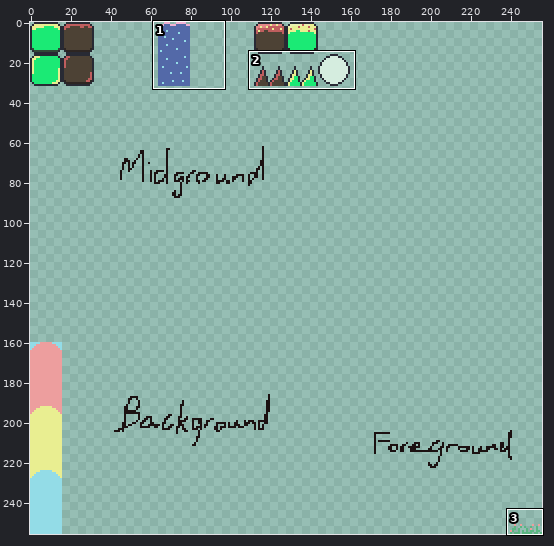
Edited in one commit: pixel-art file (assets/tiles.aseprite). Above, an overview of the earlier version with the close-up marked.
Close-up. Earlier state:
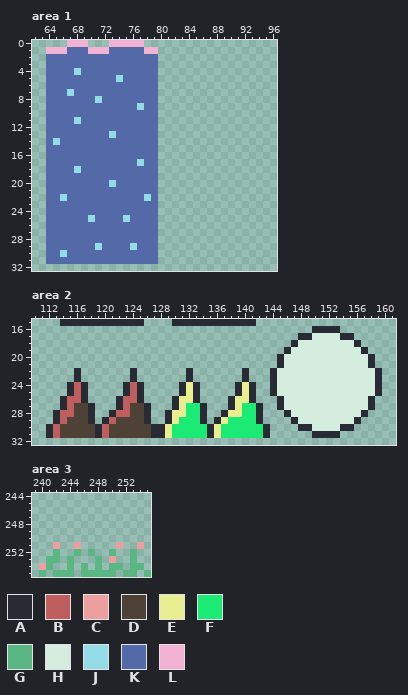
256x256 pixels, 1 frame. Shown: area 1: x 62..96, y 0..32; area 2: x 110..161, y 15..32; area 3: x 239..255, y 244..255. The commit also changed other parts of the picture, which this record leaves out.
Visible layers, top first: "Labels", "Layer".
Palette (. is transparent): A #282a34  B #bf5e5e  C #ed9e9e  D #4d4235  E #e9ee91  F #1bea75  G #5ab682  H #d5eddf  J #93dce7  K #5369a8  L #f1b2d3
Pixels before, area 1, first column x 64:
 0 ...LLL...LLLLL..
 1 LLLKKKLLLKKKKKLL
 2 KKKKKKKKKKKKKKKK
 3 KKKKKKKKKKKKKKKK
 4 KKKKJKKKKKKKKKKK
 5 KKKKKKKKKKJKKKKK
 6 KKKKKKKKKKKKKKKK
 7 KKKJKKKKKKKKKKKK
 8 KKKKKKKJKKKKKKKK
 9 KKKKKKKKKKKKKJKK
10 KKKKKKKKKKKKKKKK
11 KKKKJKKKKKKKKKKK
12 KKKKKKKKKKKKKKKK
13 KKKKKKKKKJKKKKKK
14 KJKKKKKKKKKKKKKK
15 KKKKKKKKKKKKKKKK
16 KKKKKKKKKKKKKKKK
17 KKKKKKKKKKKKKJKK
18 KKKKJKKKKKKKKKKK
19 KKKKKKKKKKKKKKKK
20 KKKKKKKKKJKKKKKK
21 KKKKKKKKKKKKKKKK
22 KKJKKKKKKKKKKKJK
23 KKKKKKKKKKKKKKKK
24 KKKKKKKKKKKKKKKK
25 KKKKKKJKKKKJKKKK
26 KKKKKKKKKKKKKKKK
27 KKKKKKKKKKKKKKKK
28 KKKKKKKKKKKKKKKK
29 KKKKKKKJKKKKJKKK
30 KKJKKKKKKKKKKKKK
31 KKKKKKKKKKKKKKKK
Pixels before, area 2, first column x 112:
15 ..AAAAAAAAAAAA....AAAAAAAAAAAA..................
16 ......................................AAAA......
17 ....................................AAHHHHAA....
18 ...................................AHHHHHHHHA...
19 ..................................AHHHHHHHHHHA..
20 .................................AHHHHHHHHHHHHA.
21 .................................AHHHHHHHHHHHHA.
22 ....A.......A.......A.......A...AHHHHHHHHHHHHHHA
23 ....A.......A.......A.......A...AHHHHHHHHHHHHHHA
24 ...ABA.....ABA.....AEA.....AEA..AHHHHHHHHHHHHHHA
25 ...ABA.....ABA.....AEA.....AEA..AHHHHHHHHHHHHHHA
26 ..ABBA....ABBA....AEEA....AEEA...AHHHHHHHHHHHHA.
27 ..ABDDA...ABDDA...AEFFA...AEFFA..AHHHHHHHHHHHHA.
28 .ABBDDA..ABBDDA..AEEFFA..AEEFFA...AHHHHHHHHHHA..
29 .ABDDDA.ABDDDDA..AEFFFA.AEFFFFA....AHHHHHHHHA...
30 ABDDDDDABDDDDDDAAEFFFFFAEFFFFFFA....AAHHHHAA....
31 ABDDDDDABDDDDDDAAEFFFFFAEFFFFFFA......AAAA......
Pixels before, area 3, first column x 240:
251 ..C..C.....C..C.
252 ..G..G.G..G..G..
253 .GG.G...G.C..G..
254 CG..G.G.G.GG.GG.
255 G.GGG.GGGGG.GG.G
After the commit:
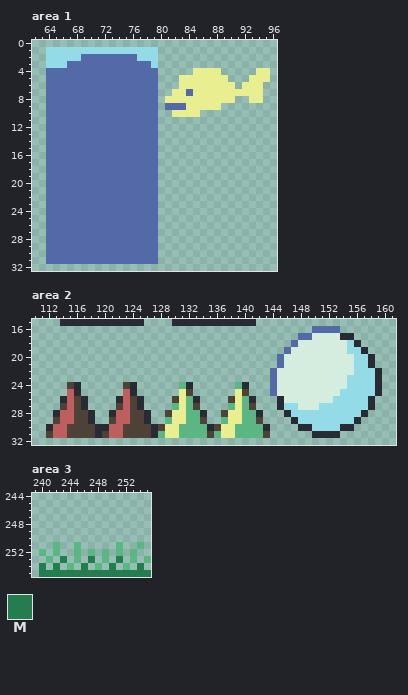
Colours new in this view: M #247d4e
From old to new:
Changed rows in their new state; - is an unchanged pixel.
Area 1, layer "Layer":
first column x 64:
 0 ---...---.....------------------
 1 JJJJJJJJJJJJJJJJ----------------
 2 JJJJJ--------JJJ----------------
 3 JJJ------------J----------------
 4 ----K----------------EEEE-----EE
 5 ----------K--------EEEEEEE---EEE
 6 -------------------EEEEEEEE-EEE-
 7 ---K--------------EEKEEEEEEEEEE-
 8 -------K---------EEEEEEEEEE--EE-
 9 -------------K---KKKEEEEE-------
10 ------------------EEEE----------
11 ----K---------------------------
13 ---------K----------------------
14 -K------------------------------
17 -------------K------------------
18 ----K---------------------------
20 ---------K----------------------
22 --K-----------K-----------------
25 ------K----K--------------------
first column x 66:
29 -----K----K
30 K----------
Area 2, layer "Layer":
first column x 112:
16 --------------------------------------KKKK-----
17 ------------------------------------KK---------
18 -----------------------------------K-------J---
19 ----------------------------------K--------JJ--
20 ---------------------------------K----------JJ-
21 ---------------------------------K----------JJ-
22 ----.-------.-------.-------.---K-----------JJJ
23 ----.-------.-------.-------.---K----------JJJJ
24 ---DA.-----DA.-----GA.-----GA.--K----------JJJJ
25 ---BA.-----BA.-----ED.-----ED.--K---------JJJJJ
26 ----D-------D-----D-G-----D-G------------JJJJJ-
27 --D--A.---D--A.---G-GD.---G-GD.---JJ---JJJJJJJ-
28 -----------------D--GG---D--GG-----JJJJJJJJJJ--
29 -D-B----.DBB-----G-EGGD-.GEEGGD-----JJJJJJJJ---
30 --B-----ABB-----D-EGGGG-DEEGGGG-------JJJJ-----
31 D-B-----DBB-----G-EGGGGDGEEGGGGD---------------
Area 3, layer "Layer":
first column x 240:
251 --G--G-----G--G-
252 G--------G.G----
253 --.M.G-M.G.M---G
254 M.M---M---M.G.M-
255 MMMMMMMMMMMMMMMM
Pixel boxes of the changes (left, top, right, bottom) in both close-ups:
changed: (46, 40, 270, 145)
changed: (137, 159, 144, 166)
changed: (60, 166, 151, 250)
changed: (60, 250, 67, 257)
changed: (46, 326, 375, 438)
changed: (39, 542, 151, 577)
